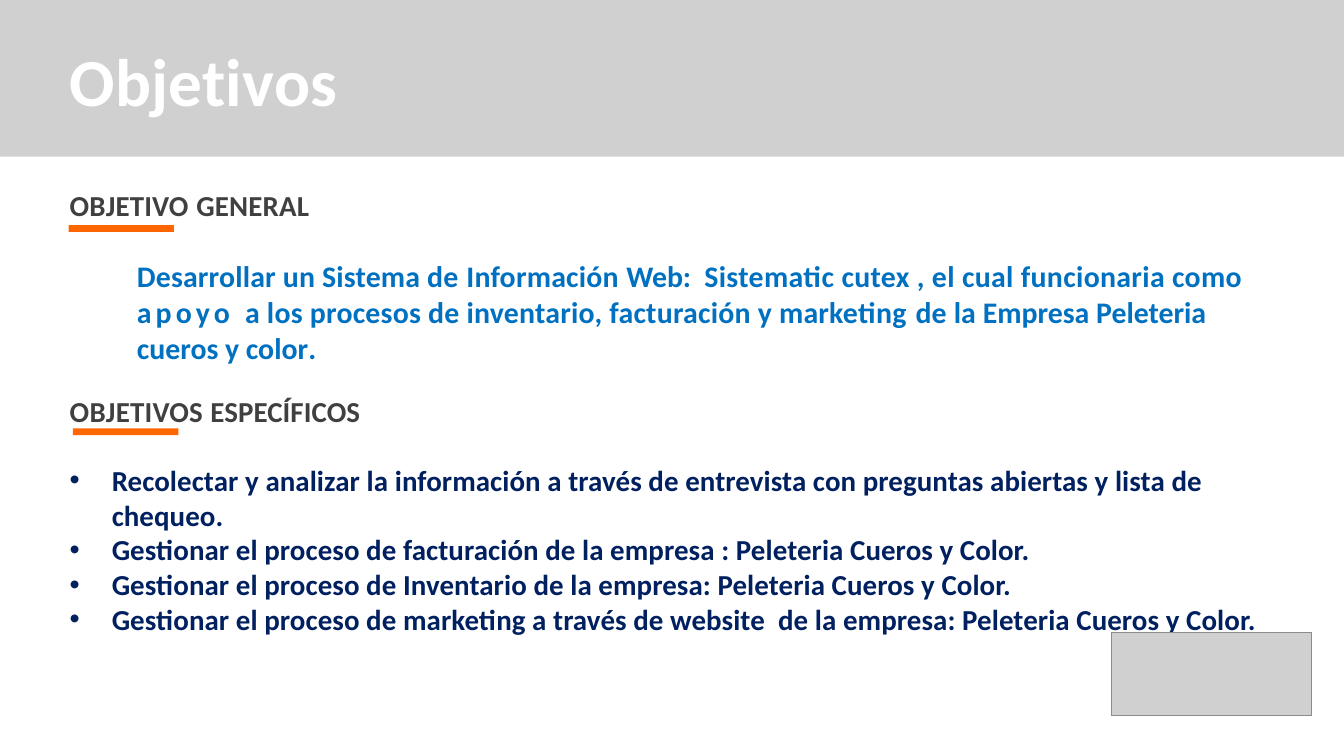
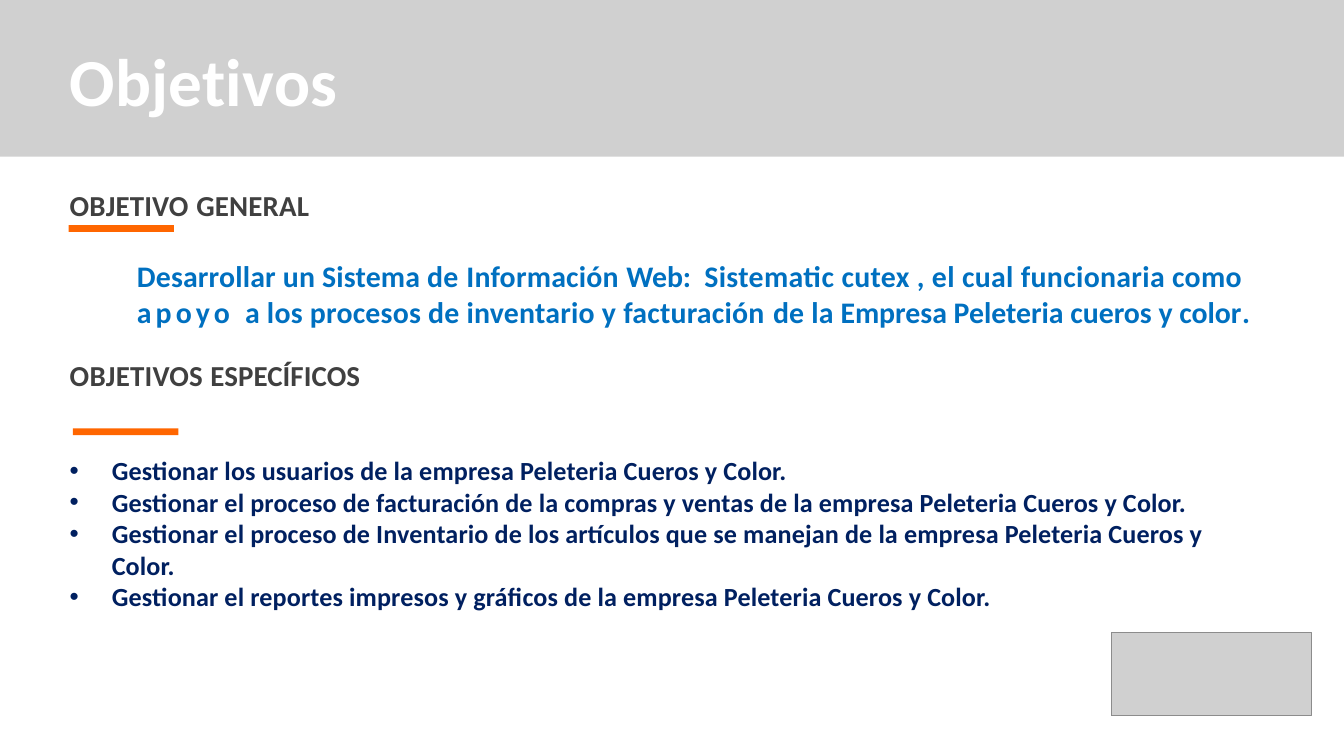
Before and after one commit to kamor31232/Proyecto_adsi, a slide deck: slide 11 of App/app_documentacion/1er_trimestre/1_proyecto/1_1_1_presentacion_proyecto.pptx. Drawn at 1344x756 pixels with LibreOffice and Linux fonts; fonts in the diff are those of the drawing; grey boxes stand for pictures. Boxes give left, top, right and bottom in pixels: in the first picture for what was removed or moved away, otherwise in the second. Text is boxed around its words. In the diff, an @@ line names an element or a change of style, - is before the commit and + after.

```diff
--- a/App/app_documentacion/1er_trimestre/1_proyecto/1_1_1_presentacion_proyecto.pptx
+++ b/App/app_documentacion/1er_trimestre/1_proyecto/1_1_1_presentacion_proyecto.pptx
@@ text at [137, 266, 1250, 328]: text changed @@
-Desarrollar un Sistema de Información Web: Sistematic cutex , el cual funcionaria como apoyo a los procesos de inventario, facturación y marketing de la Empresa Peleteria cueros y color.
+Desarrollar un Sistema de Información Web: Sistematic cutex , el cual funcionaria como apoyo a los procesos de inventario y facturación de la Empresa Peleteria cueros y color.
@@ text at [112, 461, 1202, 611]: text changed; size 15.5 to 14 pt @@
-• Recolectar y analizar la información a través de entrevista con preguntas abiertas y lista de chequeo.
-• Gestionar el proceso de facturación de la empresa : Peleteria Cueros y Color.
-• Gestionar el proceso de Inventario de la empresa: Peleteria Cueros y Color.
-• Gestionar el proceso de marketing a través de website de la empresa: Peleteria Cueros y Color.
+• Gestionar los usuarios de la empresa Peleteria Cueros y Color.
+• Gestionar el proceso de facturación de la compras y ventas de la empresa Peleteria Cueros y Color.
+• Gestionar el proceso de Inventario de los artículos que se manejan de la empresa Peleteria Cueros y Color.
+• Gestionar el reportes impresos y gráficos de la empresa Peleteria Cueros y Color.
```
Also in this commit, not shown: 10 other slides changed, 1 slide added, 1 other file.
